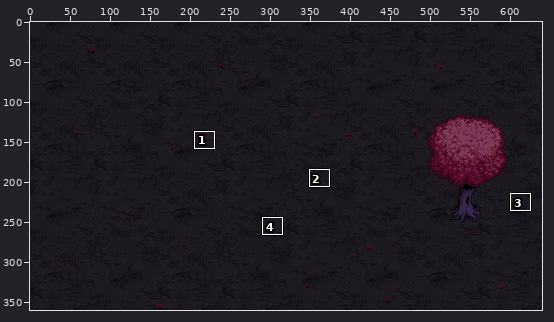
Pixel-art file, stored at Assets/_Sprites/Environment/Background2.ase. Above, an overview of the earlier version with the close-up marked.
Close-up. As it was:
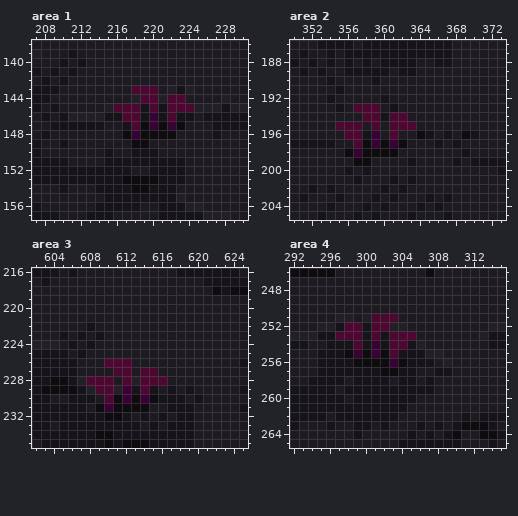
640x360 pixels, 1 frame. Shown: area 1: x 207..230, y 138..157; area 2: x 350..373, y 186..205; area 3: x 602..625, y 216..235; area 4: x 292..315, y 246..265. The commit also changed other parts of the picture, which this record leaves out.
After:
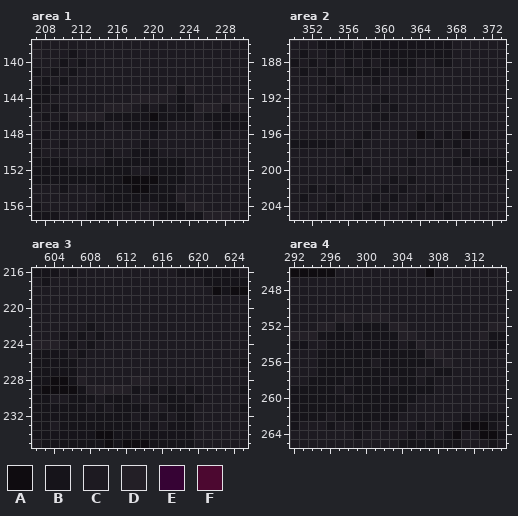
Palette (. is transparent): A #0f0c10  B #16141a  C #1d1a21  D #231f26  E #360334  F #4c0830
The exact change:
layer "Plants" now hidden
--- area 1
@@ x 214..226 @@
 142 CCCCCCCCCCCCC
-143 CCCCFFFCDBDCC
-144 CCCCDFFDFFCCC
-145 CDFFFBFBFFFDD
-146 DBBFFBEBFBBCB
-147 BCCBFAEAEACCC
-148 CCCAEAAAACCCC
-149 CCCCAACCCCCCC
+143 CCCCCCCCDBDCC
+144 CCCCDDDDCBCCC
+145 CDDDCBCBCBBDD
+146 DBBBBBABBBBCB
+147 BCCBBBBBCCCCC
+148 CCCCCCBCCCCCC
+149 CCCCCBCCCCCCC
 150 CBCCBBBCCCCCC
--- area 2
@@ x 353..365 @@
 192 CBCCCCCBCCCCC
-193 CCBCFFFCBCCCC
-194 CCCCCFFBFFCCC
-195 CCFFFCFCFFFCC
-196 CCCFFBECFCCAB
-197 BBCCFAEAEACCC
-198 CCCAEAAAACCCC
-199 CCCCAACCCCBCC
+193 CCBCCCBCBCCCC
+194 CCCCCCCBCCCCC
+195 CCCCCCBCCCCCC
+196 CCCCCBCCCCCAB
+197 BBCCBCCCCCCCC
+198 CCCBCCCCCCCCC
+199 CCCCBCCCCCBCC
 200 CCCBCBCCCCCCC
--- area 3
@@ x 606..618 @@
 225 CBCCCCCCCCCCC
-226 BCCCFFFCCCCCC
-227 BCCCCFFCFFCCC
-228 BDFFFCFDFFFCC
-229 ABDFFDEBFBCBC
-230 BBBCFAEAEABBB
-231 BBCAEAAAACCBB
-232 BBBBAABCBCBCB
+226 BCCCCCCCCCCCC
+227 BCCCCCCCCCCCC
+228 BDCCCCCDDCCCC
+229 ABDDDDDBCBCBC
+230 BBBCBBBCCCBBB
+231 BBCBCBBBBCCBB
+232 BBBBBBBCBCBCB
 233 BBBBBBBBCBCBB
--- area 4
@@ x 295..307 @@
 250 CCCCCCCCCCCCC
-251 CCDDCDFFFCCCC
-252 DDBFFBFFDDCCC
-253 BBFFFBFBFFFCC
-254 CBBBFBEBFFBDC
-255 BBBAEAEAFBBBD
-256 BBBBAAAAEABBB
-257 BBBBBBBAABBCC
+251 CCDDCDDDCCCCC
+252 DDBCBBBBDDCCC
+253 BBBBCBBBBDDCC
+254 CBBBBBBBBCBDC
+255 BBBBBBBBBBBBD
+256 BBBBBBCBBBBBB
+257 BBBBBBBBBBBCC
 258 BBBCBBBBCBBCB
